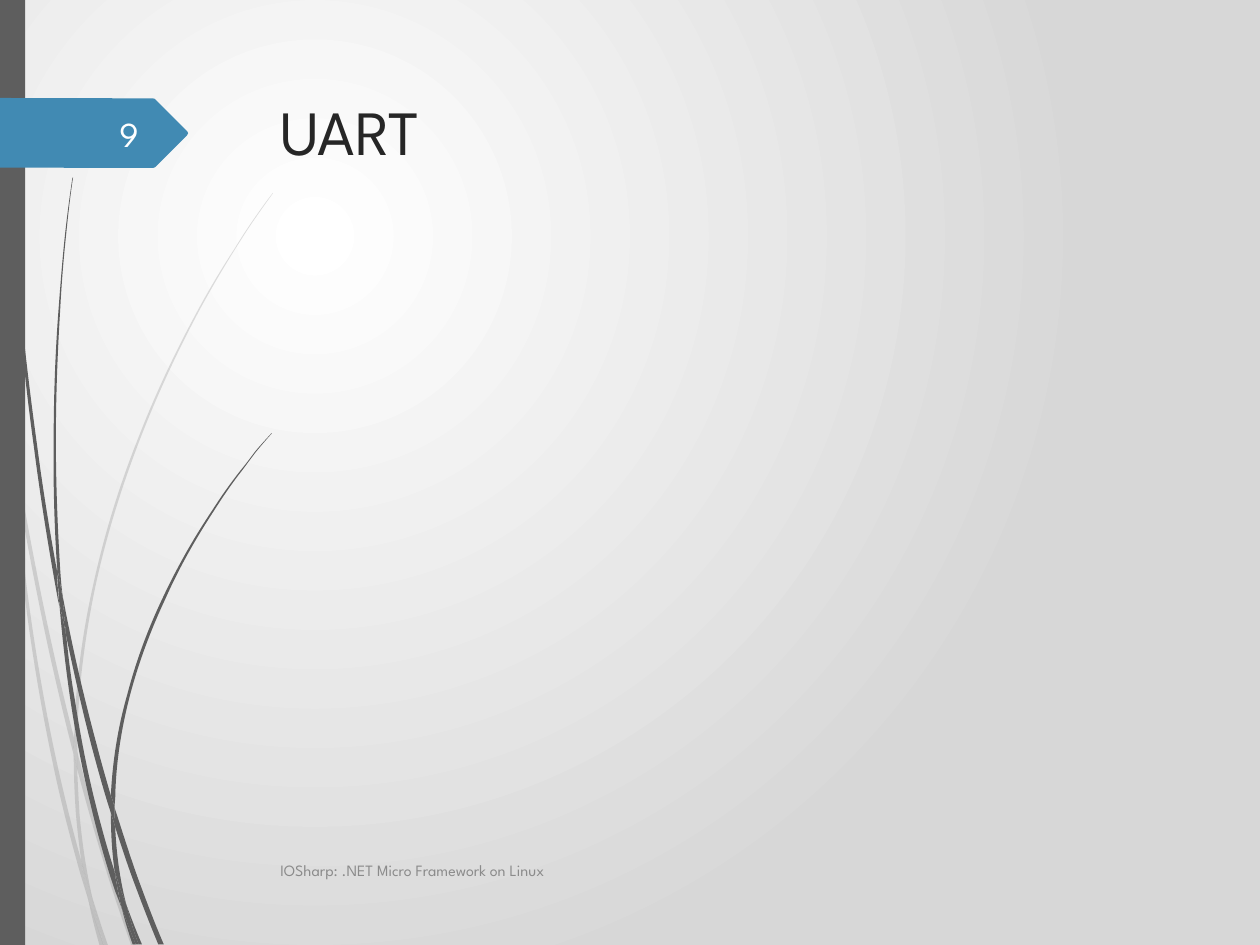
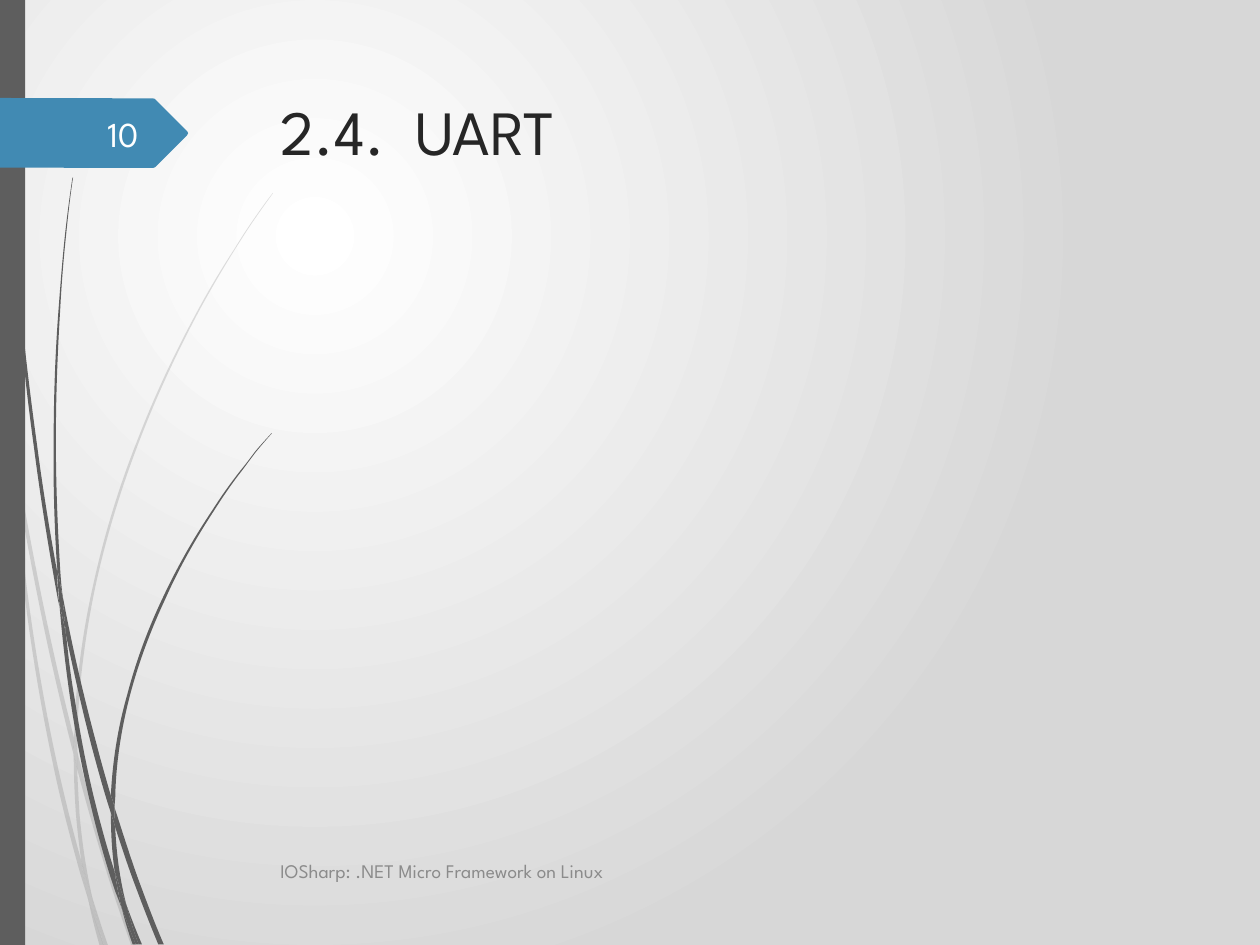
Before and after one commit to GerardSoleCa/BachelorThesisMisc, a slide deck: slide 10 of ThesisDoc/IOSharp.pptx (slide 9 before the commit). Drawn at 1260x945 pixels with LibreOffice and Linux fonts; fonts in the diff are those of the drawing; background and template pictures are left out. Boxes give left, top, right and bottom in pixels: in the first picture for what was removed or moved away, otherwise in the second. Text is boxed around its words. In the diff, an @@ line names an element or a change of style, - is before the commit and + after.

```diff
--- a/ThesisDoc/IOSharp.pptx
+++ b/ThesisDoc/IOSharp.pptx
@@ title at box(281, 112, 555, 156): text changed @@
-UART
+2.4. UART
@@ page number at box(107, 123, 138, 148): text changed @@
-9
+10
@@ text "IOSharp: .NET Micro Framework on ..." at box(280, 865, 603, 882): size 9 to 11 pt @@
```
Also in this commit, not shown: 15 other slides changed, 1 slide added, 11 other files.
